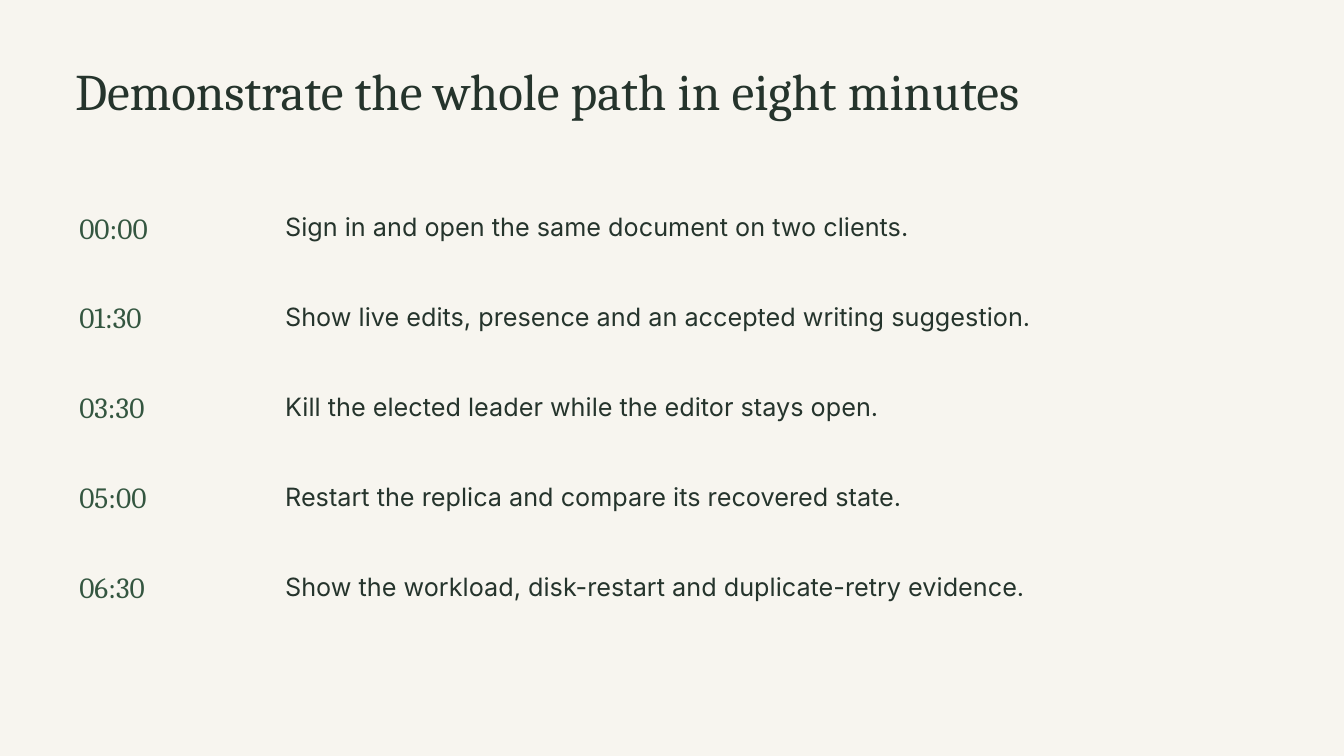
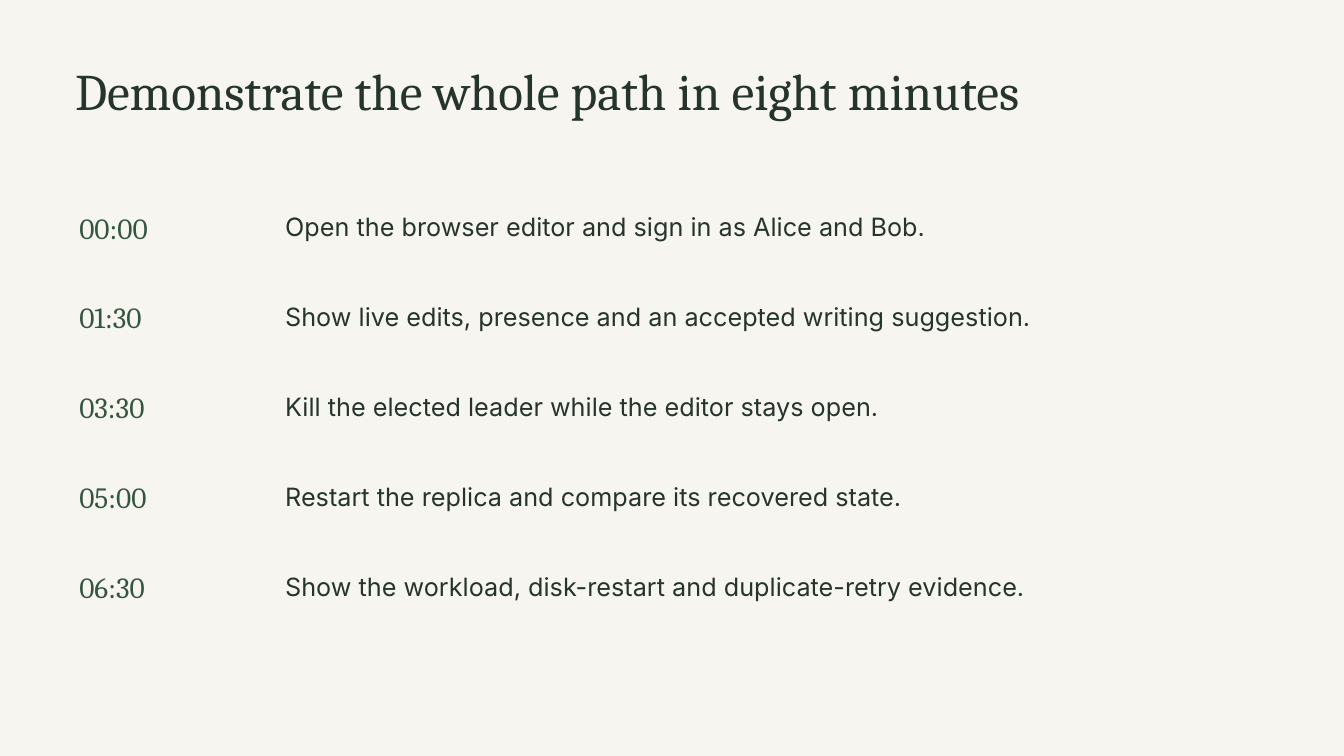
Before and after one commit to aryan1078/commonplace, a slide deck: slide 14 of docs/Commonplace-project.pptx. Drawn at 1344x756 pixels with LibreOffice and Linux fonts; fonts in the diff are those of the drawing. Boxes give left, top, right and bottom in pixels: in the first picture for what was removed or moved away, otherwise in the second. Text is boxed around its words. In the diff, an @@ line names an element or a change of style, - is before the commit and + after.

Commit message:
Add browser editor with isolated sessions and free public demo hosting

```diff
--- a/docs/Commonplace-project.pptx
+++ b/docs/Commonplace-project.pptx
@@ text at box(285, 217, 925, 241): text changed @@
-Sign in and open the same document on two clients.
+Open the browser editor and sign in as Alice and Bob.
```
Also in this commit, not shown: 2 other slides changed, 31 other files.
